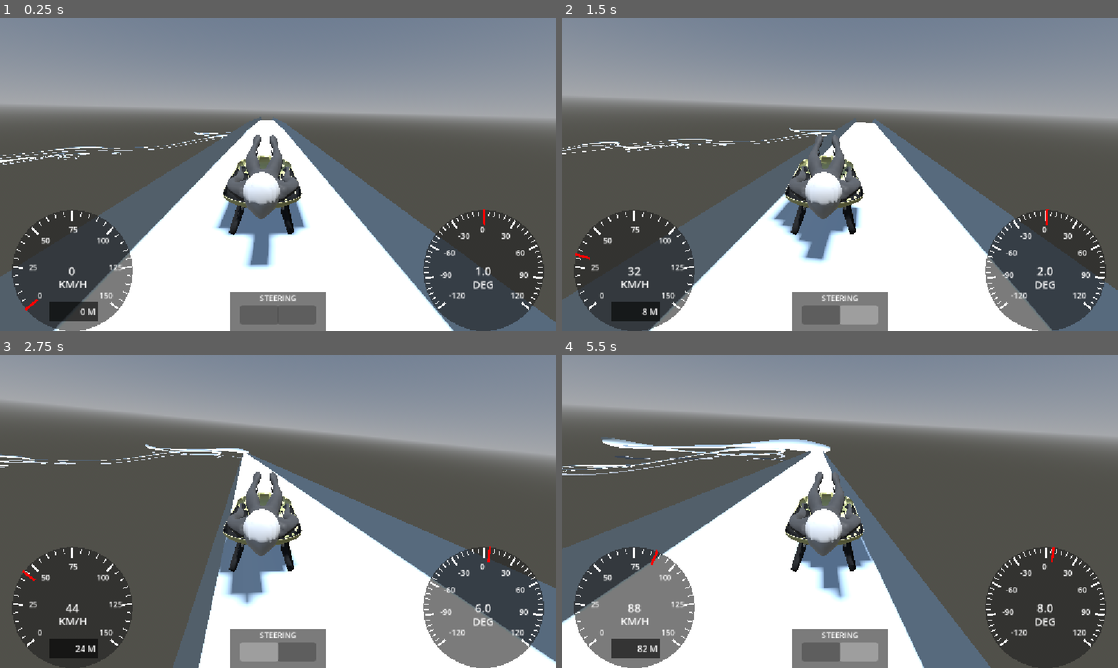
Above: before the commit, frames 1-4 (two rows, left to right).
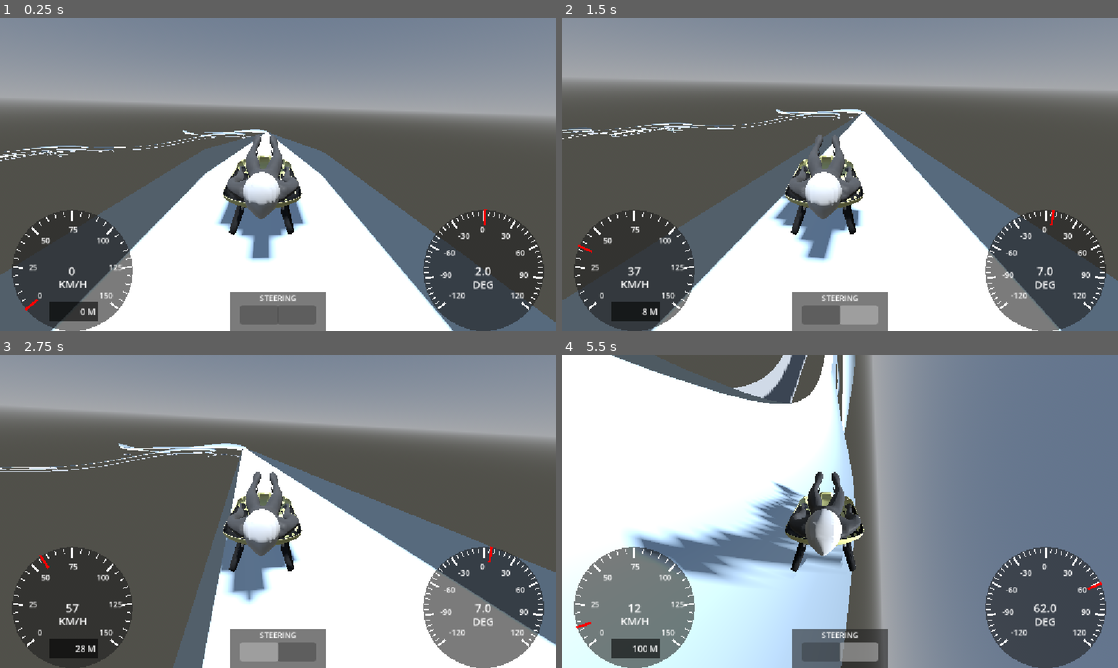
Above: after the commit, the same moments.

Repository: ArijaK/luge_vr
Game: Godot game, scene res://scenes/main/main.tscn
Two runs of this game, one before a commit and one after it. Both use one fixed random seed, a clock stepped at 60 frames per second and the inputs below.
Inputs:
- Up to frame 1 (0.25 s): no input
- Up to frame 2 (1.5 s): tap Enter (ui_accept) at 0.5, 0.77 s; hold D (steer_right) 0.53-1.28 s; hold Left (steer_left) from 1.28 s (still down)
- Up to frame 3 (2.75 s): tap Enter (ui_accept) at 1.52 s; release Left (steer_left) at 2.03 s; hold D (steer_right) from 2.03 s (still down)
- Up to frame 4 (5.5 s): tap Enter (ui_accept) at 3.02, 3.77, 4.52 s; release D (steer_right) at 3.53 s; hold Left (steer_left) from 3.53 s (still down)

The runs differ from the first frame. In frame 1, 3.8% of the frame differs, in the area x 0-100%, y 26-100%; in frame 2, 12%; in frame 3, 8.5%; in frame 4, 86%, in the area x 0-100%, y 0-100%.

Commit message:
Track with correct shape and physics

Diff:
--- a/vr/scenes/player/player.tscn
+++ b/vr/scenes/player/player.tscn
@@ -13,6 +13,8 @@
 center_of_mass = Vector3(0, -0.2, 0.05)
 can_sleep = false
 continuous_cd = true
+linear_damp_mode = 1
+linear_damp = 0.03
 angular_damp = 1.0
 script = ExtResource("2_dovo2")
 
--- a/vr/scenes/track/track.tscn
+++ b/vr/scenes/track/track.tscn
@@ -14,6 +14,8 @@
 
 [sub_resource type="PhysicsMaterial" id="PhysicsMaterial_mll3j"]
 friction = 0.01
+rough = true
+bounce = 0.04
 
 [sub_resource type="Curve3D" id="Curve3D_236c3"]
 bake_interval = 0.75
--- a/vr/scenes/track/track_data.gd
+++ b/vr/scenes/track/track_data.gd
@@ -2,7 +2,7 @@
 class_name TrackData extends Node
 
 @export var cross_section_points = 32
-@export var k_curvature = 23
+@export var k_curvature = 25 ##NOTE: This is actually a quick hack, better normalize curvature to -1 and 1, not guess like that
 
 var length = 0.0
 var width = 0.0
@@ -45,11 +45,12 @@
 
 	for c in curve_segments:
 		curvature.add_point(Vector2(
-			normalize(c.Sx_entrance), 0.0
+			normalize(c.Sx_entrance),
+			0.0
 		))
 		curvature.add_point(Vector2(
 			normalize(c.Sx_entrance + c.length * 0.23),
-			(1/c.radius) * c.turn
+			(1/(c.radius)) * c.turn
 		))
 		curvature.add_point(Vector2(
 			normalize(c.Sx_entrance + c.length * 0.5),
@@ -57,10 +58,11 @@
 		))
 		curvature.add_point(Vector2(
 			normalize(c.Sx_entrance + c.length * 0.80),
-			(1/c.radius) * c.turn
+			(1/(c.radius)) * c.turn
 		))
 		curvature.add_point(Vector2(
-			normalize(c.Sx_entrance + c.length), 0.0
+			normalize(c.Sx_entrance + c.length),
+			0.0
 		))
 
 	curvature.add_point(Vector2(1.0, 0.0))
@@ -111,38 +113,37 @@
 
 	var h = height.sample(at)
 	var c = curvature.sample(at)
-
+	var curve_side = sign(c)
 	var default_heights = MathUtils.lerp_list(default_height, 0.0, middlepoint)
 
 	# If it is a straight trajectory
-	if is_equal_approx(h, default_height):
+	if curve_side == 0:
 		for i in range(middlepoint):
 			points[i] = Vector3(-half_width, default_heights[i], 0.0)
 			points[cross_section_points-1-i] = Vector3(half_width, default_heights[i], 0.0)
 	else:
-		var curve_side = sign(c)
 		# How curvy the wall should be
-		var max_width = half_width + k_curvature * abs(c)
+		var max_width = half_width - half_width * abs(c) * k_curvature
 
-		var p0 = Vector2(half_width * curve_side, 0.0)
-		var p_mid = Vector2(max_width * curve_side, h * 0.4)
-		var p3 = Vector2(max_width * curve_side, h)
+		var p0 = Vector2(max_width * curve_side, 0.0)
+		var p_mid = Vector2(half_width * curve_side, 0.0)
+		var p3 = Vector2(half_width * curve_side, h)
 
-		var dir01 = (p_mid - p0).normalized()
-		var dir12 = (p3 - p_mid).normalized()
-
-		var L1 = (p_mid - p0).length()
-		var L2 = (p3 - p_mid).length()
-
-		var p1 = p0 + dir01 * L1
-		var p2 = p3 - dir12 * L2
+		#var dir01 = (p_mid - p0).normalized()
+		#var dir12 = (p3 - p_mid).normalized()
+		#
+		#var L1 = (p_mid - p0).length()
+		#var L2 = (p3 - p_mid).length()
+		#
+		#var p1 = p0 + dir01 * L1
+		#var p2 = p3 - dir12 * L2
 
 		var curve_points = []
 		for i in range(middlepoint):
 			var t = i / float(middlepoint - 1)
-			curve_points.append(MathUtils.cubic_bezier(p0, p1, p2, p3, t))
-			## QUADRATIC BEIZER OPTION - NOT SO COOL
-			#curve_points.append(MathUtils.quadratic_bezier(p0, p_mid, p3, t))
+			#curve_points.append(MathUtils.cubic_bezier(p0, p1, p2, p3, t))
+			## QUADRATIC BEIZER OPTION - less straight
+			curve_points.append(MathUtils.quadratic_bezier(p0, p_mid, p3, t))
 
 		if curve_side < 0:
 			for i in range(middlepoint):
--- a/vr/scenes/world/world.tscn
+++ b/vr/scenes/world/world.tscn
@@ -26,4 +26,4 @@
 transform = Transform3D(1, 0, 0, 0, 1, 0, 0, 0, 1, 0.0018885136, -0.0072357208, -0.018924713)
 
 [node name="Player" parent="." instance=ExtResource("3_1fp7r")]
-transform = Transform3D(-4.371139e-08, 0, -1, 0, 1, 0, 1, 0, -4.371139e-08, 0, 0.4, 20.511)
+transform = Transform3D(-4.371139e-08, 0, -1, 0, 1, 0, 1, 0, -4.371139e-08, 0, 0.01, 0)
